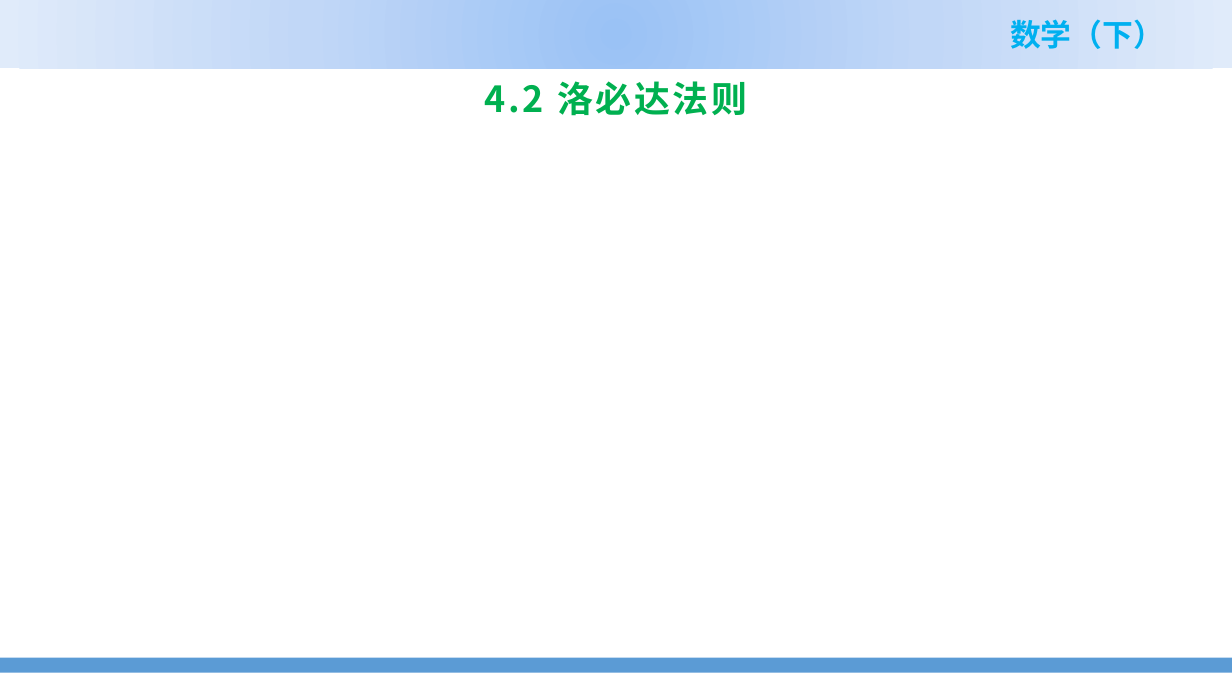
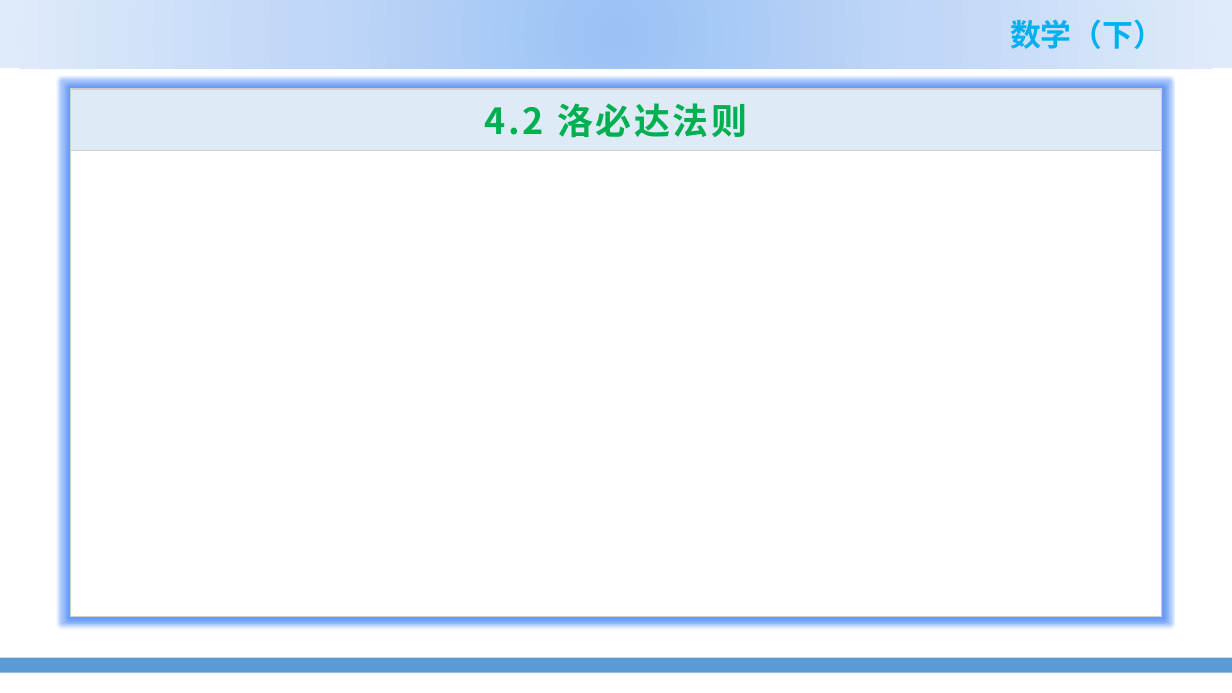
Before and after one commit to zhangshenxing/zhangshenxing.github.io, a slide deck: slide 1 of teaching/2022_spring_Math_II_ppt/4.2 洛必达法则.pptx. Drawn at 1232x693 pixels with LibreOffice and Linux fonts; fonts in the diff are those of the drawing; grey boxes stand for pictures; background and template pictures are left out. Boxes give left, top, right and bottom in pixels: in the first picture for what was removed or moved away, otherwise in the second. Text is boxed around its words. In the diff, an @@ line names an element or a change of style, - is before the commit and + after.

```diff
--- a/teaching/2022_spring_Math_II_ppt/4.2 洛必达法则.pptx
+++ b/teaching/2022_spring_Math_II_ppt/4.2 洛必达法则.pptx
@@ title "4.2 洛必达法则": place and size @@
-title "4.2 洛必达法则" at (485,81,747,116)
+title "4.2 洛必达法则" at (70,89,1162,151)
@@ title "4.2 洛必达法则" at (70,89,1162,151): fill none to #DEEBF7; outline none to #D0CECE 1 pt @@
@@ rectangle added at (70,89,1162,616), fill #FFFFFF, outline #D0CECE 1 pt @@
```
Also in this commit, not shown: 1 other slide changed, 37 slides added, 35 slides removed, 3 other files.
